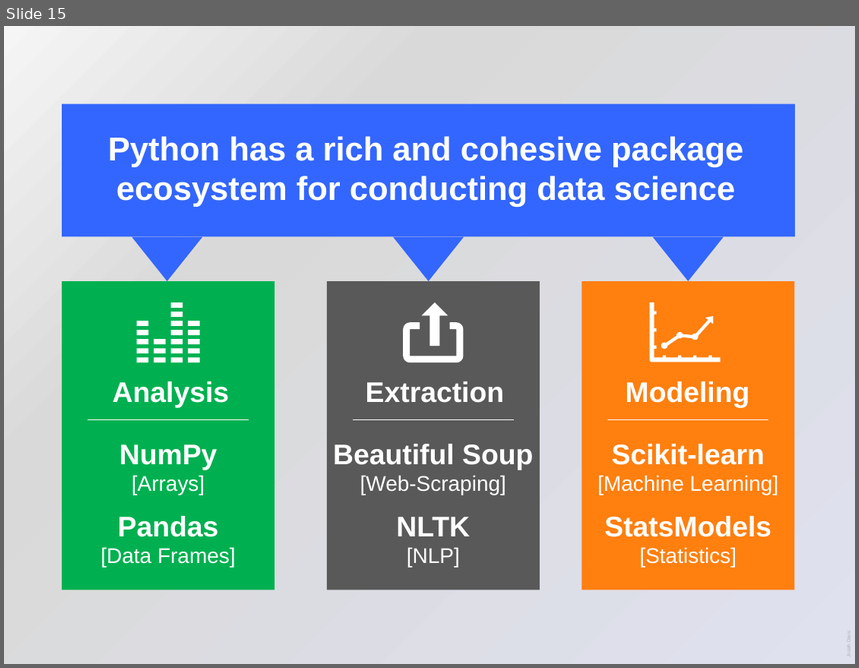
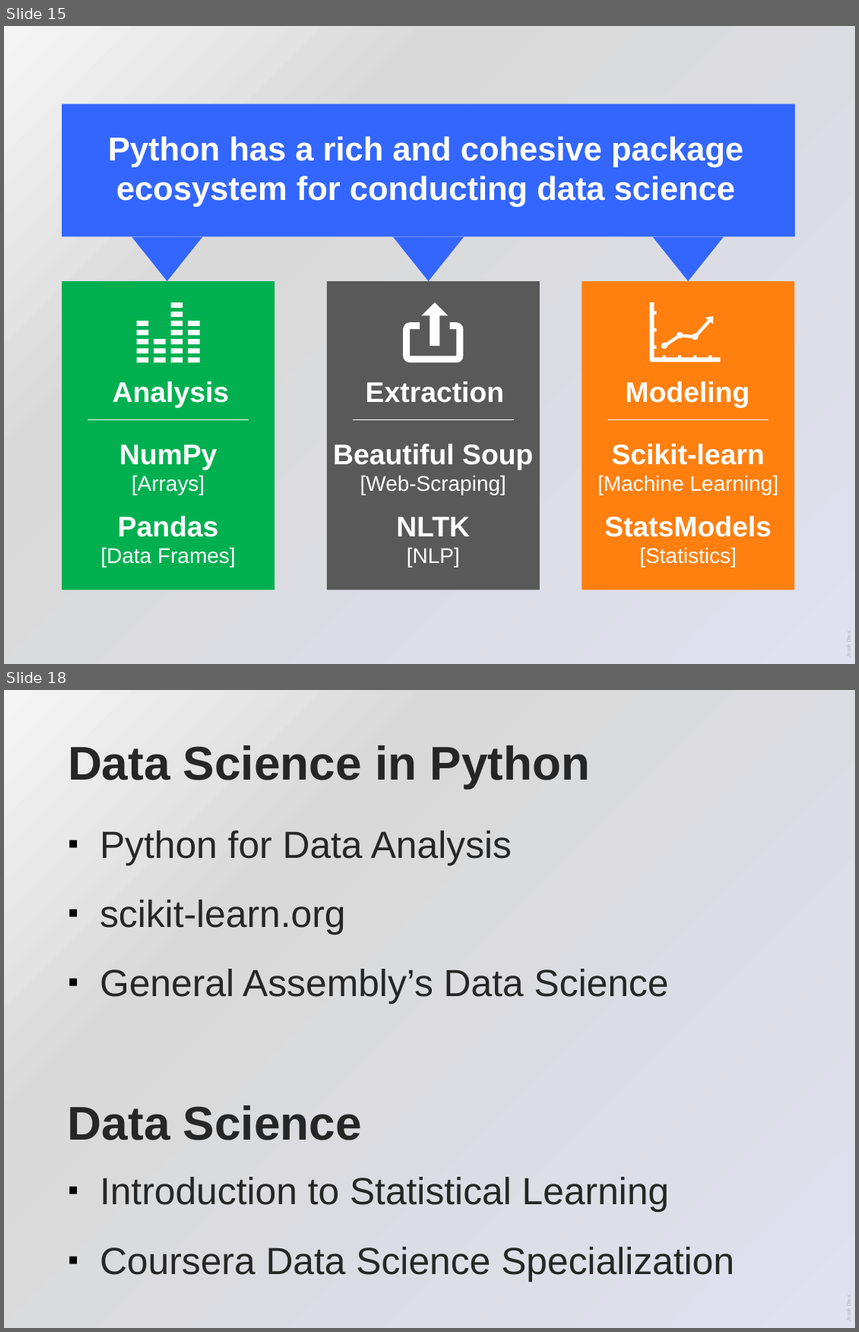
Before and after one commit to josiahdavis/python_data_analysis, a slide deck: python_data_analysis.pptx. Shown one above the other, each under a label of ours: slide 15 before the commit, slides 15 and 18 after it; the slides between them are not shown. The pictures are 859x668 and 859x1332 pixels, drawn with LibreOffice and Linux fonts; fonts in the diff are those of the drawing. Boxes give left, top, right and bottom in pixels: in the first picture for what was removed or moved away, otherwise in the second. Text is boxed around its words. In the diff, an @@ line names an element or a change of style, - is before the commit and + after.

```diff
--- a/python_data_analysis.pptx
+++ b/python_data_analysis.pptx
@@ slide 18 added at (4, 690, 855, 1328), background gradient #F5F5F5 to #D9D9D9 to #E0E1EF; not listed: 1 template element that a slide beside it also shows @@
@@ title added at (68, 745, 591, 788), 40 pt, text #262626, bold @@
+Data Science in Python
@@ text added at (100, 831, 734, 1282), 32 pt, text #262626 @@
+▪ Python for Data Analysis
+▪ scikit-learn.org
+▪ General Assembly’s Data Science
+▪ Introduction to Statistical Learning
+▪ Coursera Data Science Specialization
@@ text added at (68, 1106, 362, 1141), 40 pt, text #262626, bold @@
+Data Science
```
Also in this commit, not shown: 1 slide changed, 2 other slides added, 1 slide removed.
